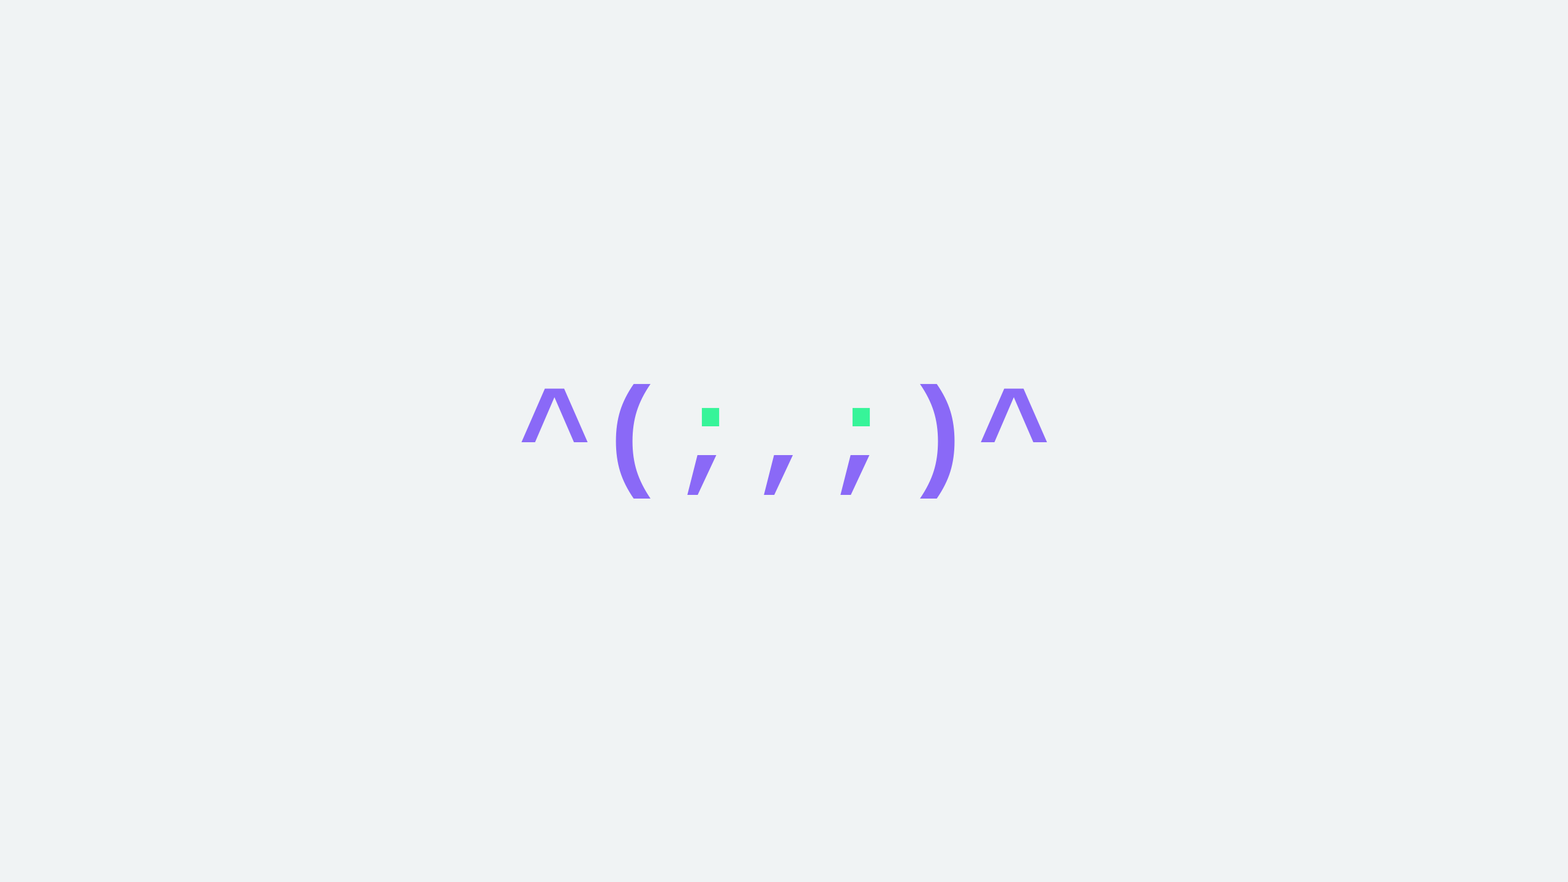
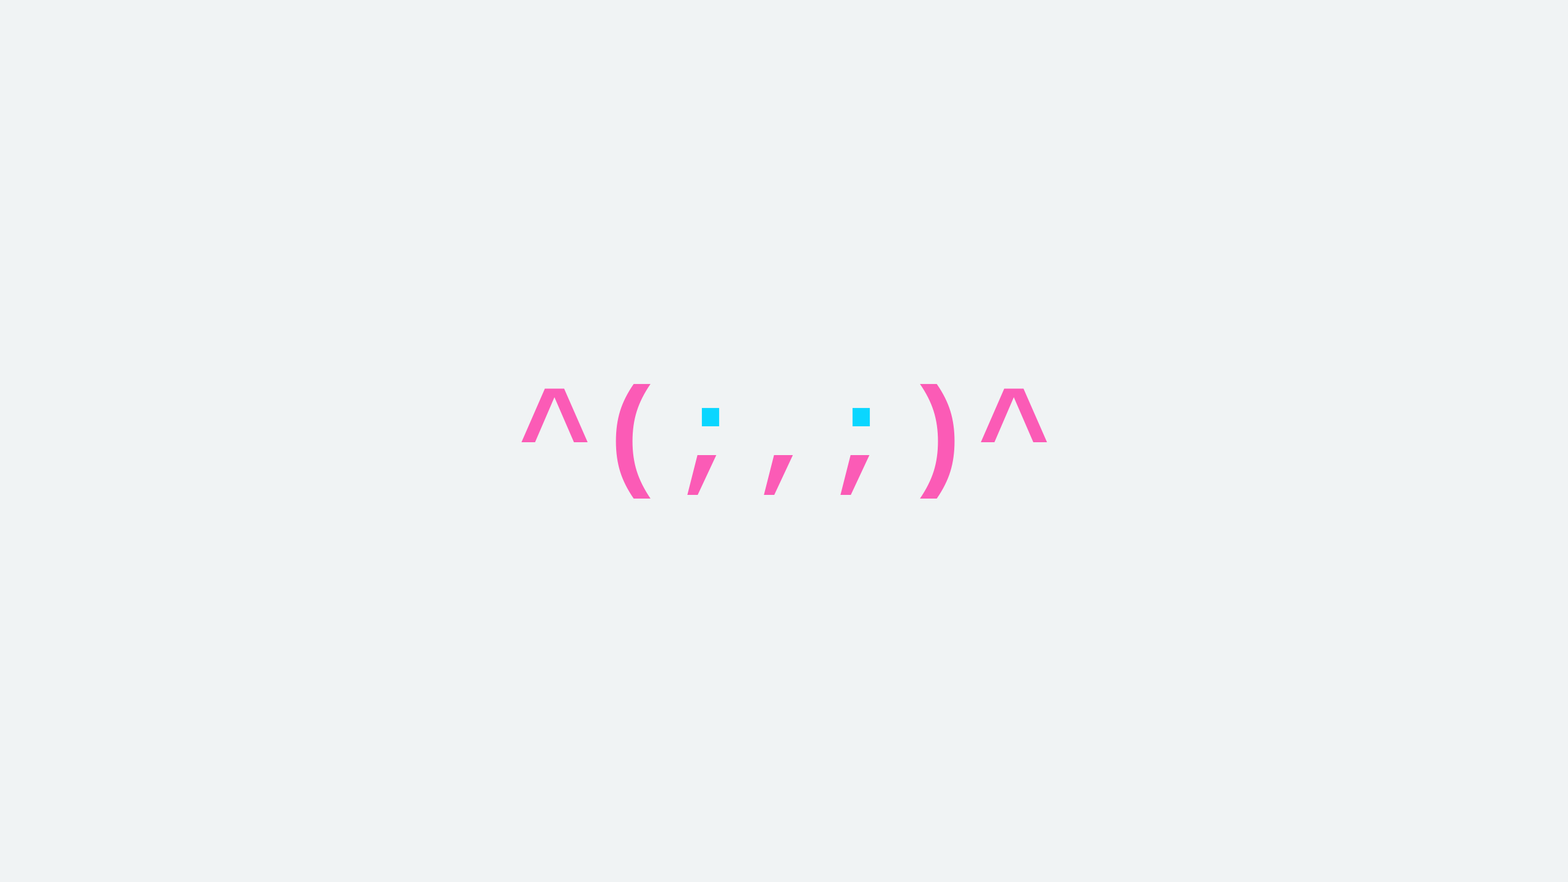
Before/after of a 1568x882 layered artwork. What changed in the layer stack:
painted on "Body" over bbox(521, 383, 1048, 499)
painted on "Eyes" over bbox(701, 407, 871, 427)